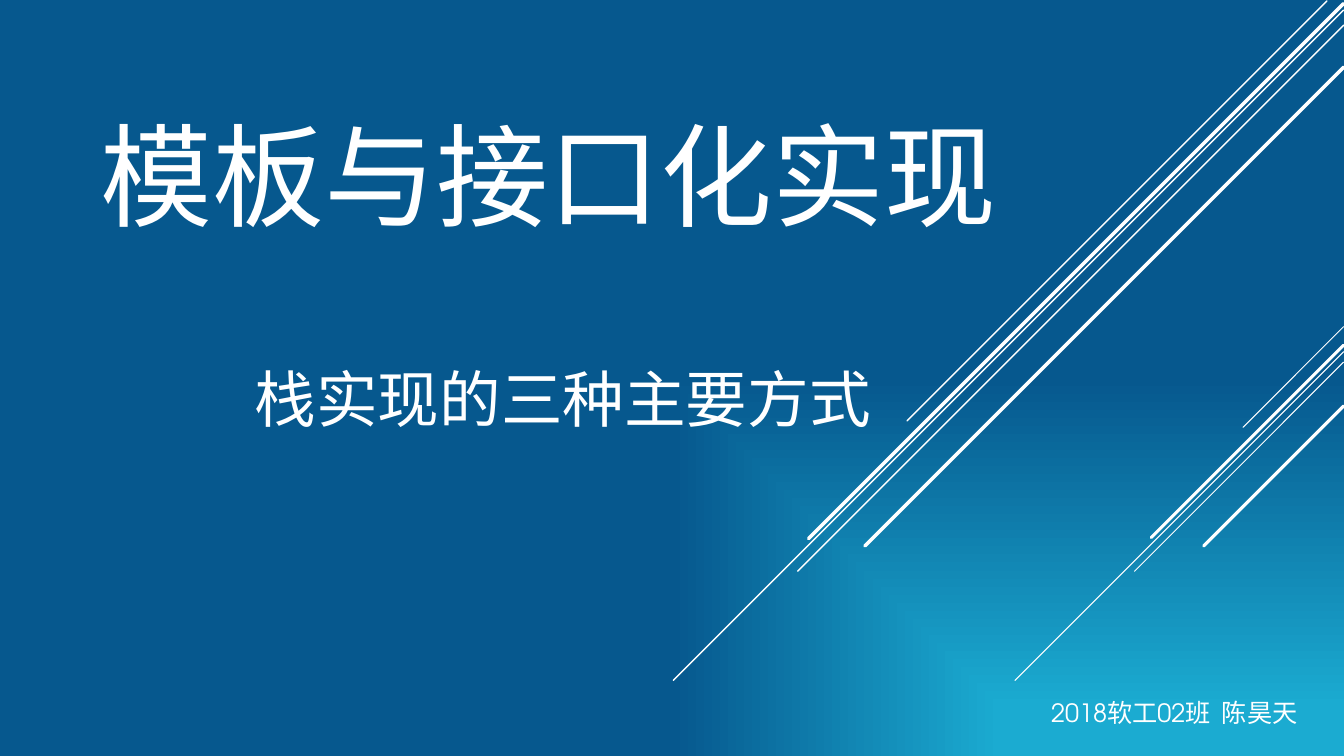
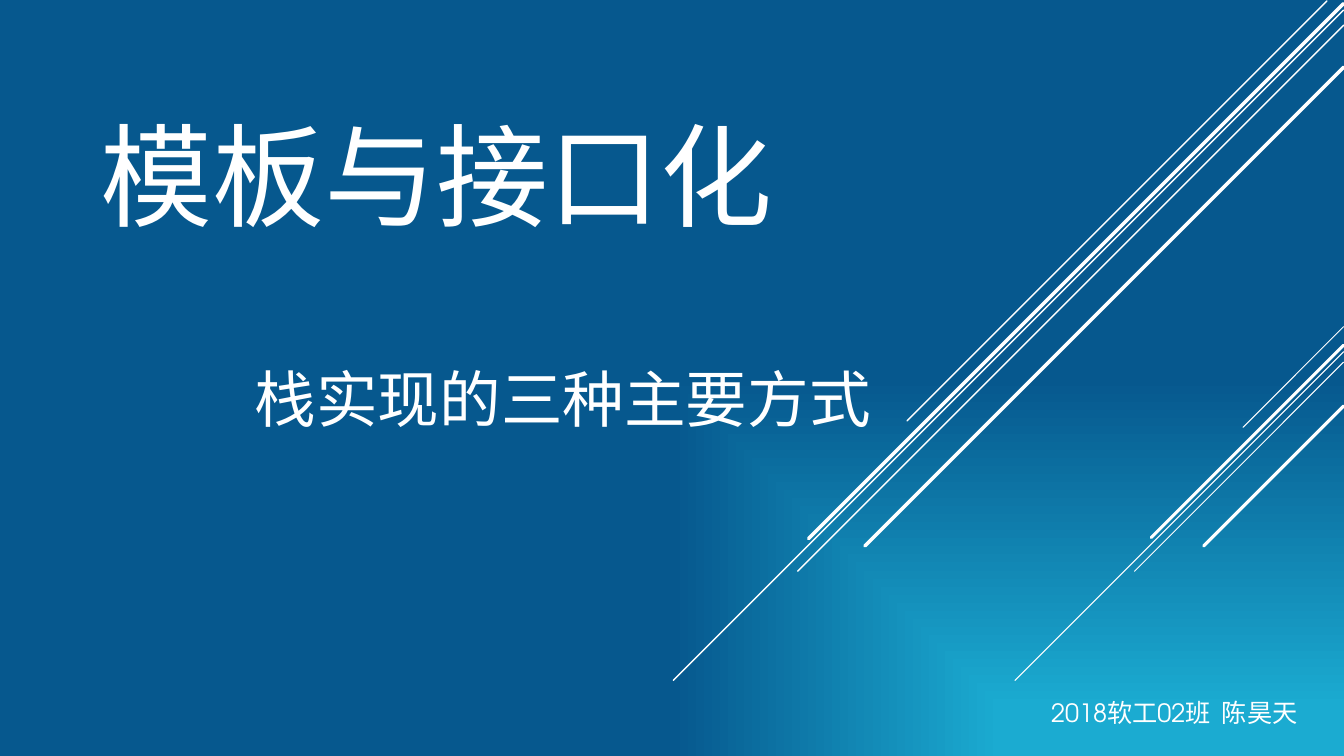
Before and after one commit to h1542462994/homework.gallery, a slide deck: slide 1 of .cpp/下学期实验/exp4/第四次实验分享.pptx. Drawn at 1344x756 pixels with LibreOffice and Linux fonts; fonts in the diff are those of the drawing. Boxes give left, top, right and bottom in pixels: in the first picture for what was removed or moved away, otherwise in the second. Text is boxed around its words. In the diff, an @@ line names an element or a change of style, - is before the commit and + after.

```diff
--- a/.cpp/下学期实验/exp4/第四次实验分享.pptx
+++ b/.cpp/下学期实验/exp4/第四次实验分享.pptx
@@ title at (x1=100, y1=124, x2=772, y2=227): text changed @@
-模板与接口化实现
+模板与接口化
```
Also in this commit, not shown: 6 other slides changed, 3 slides added, 1 other file.
